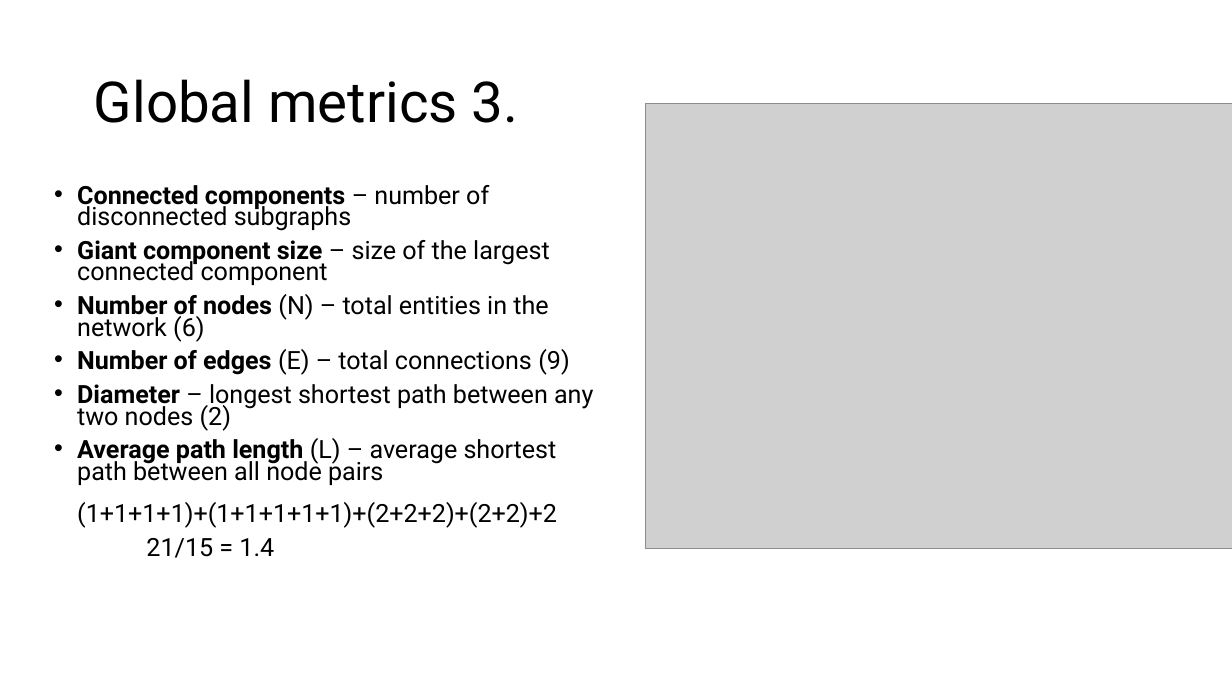
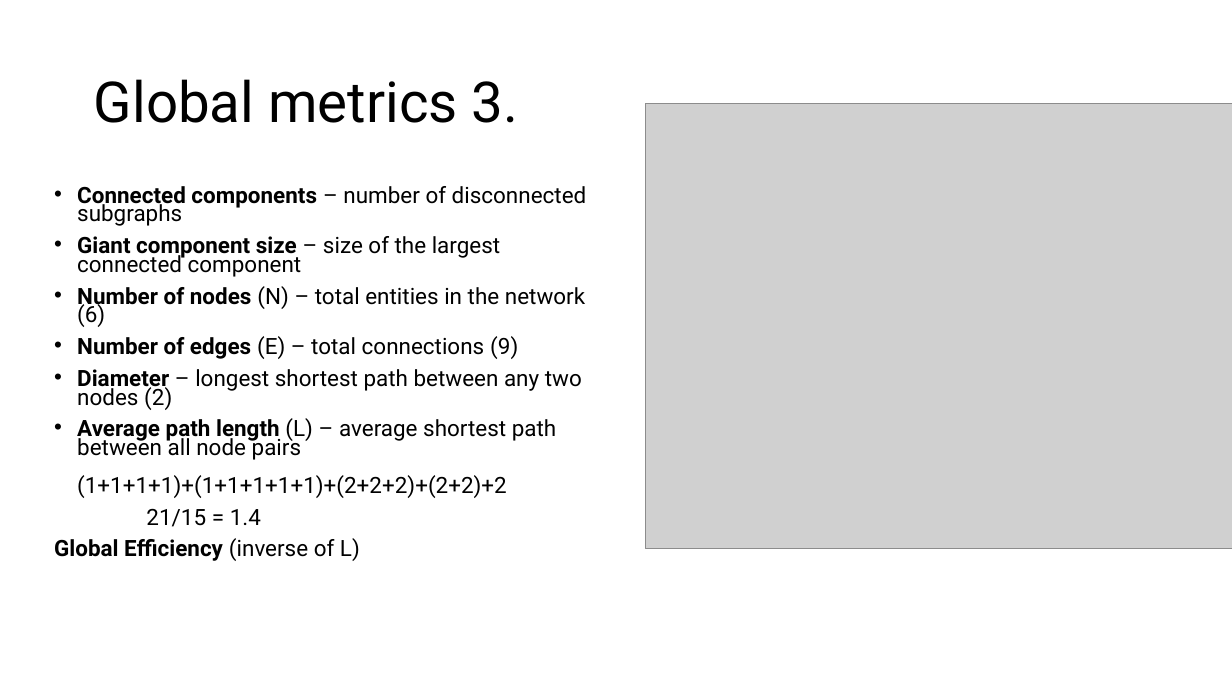
Before and after one commit to mromanello/UoTartu-NAH-2026, a slide deck: slide 42 of slides/Day3-ws3-network-metrics-SZB.pptx. Drawn at 1232x693 pixels with LibreOffice and Linux fonts; fonts in the diff are those of the drawing; grey boxes stand for pictures. Boxes give left, top, right and bottom in pixels: in the first picture for what was removed or moved away, otherwise in the second. Text is boxed around its words. In the diff, an @@ line names an element or a change of style, - is before the commit and + after.

```diff
--- a/slides/Day3-ws3-network-metrics-SZB.pptx
+++ b/slides/Day3-ws3-network-metrics-SZB.pptx
@@ text at <box>77,186,587,527</box>: size 19.6 to 17.5 pt @@
@@ text at <box>54,538,360,561</box>: paragraph added @@
+Global Efficiency (inverse of L)
```
Also in this commit, not shown: 1 other file.
